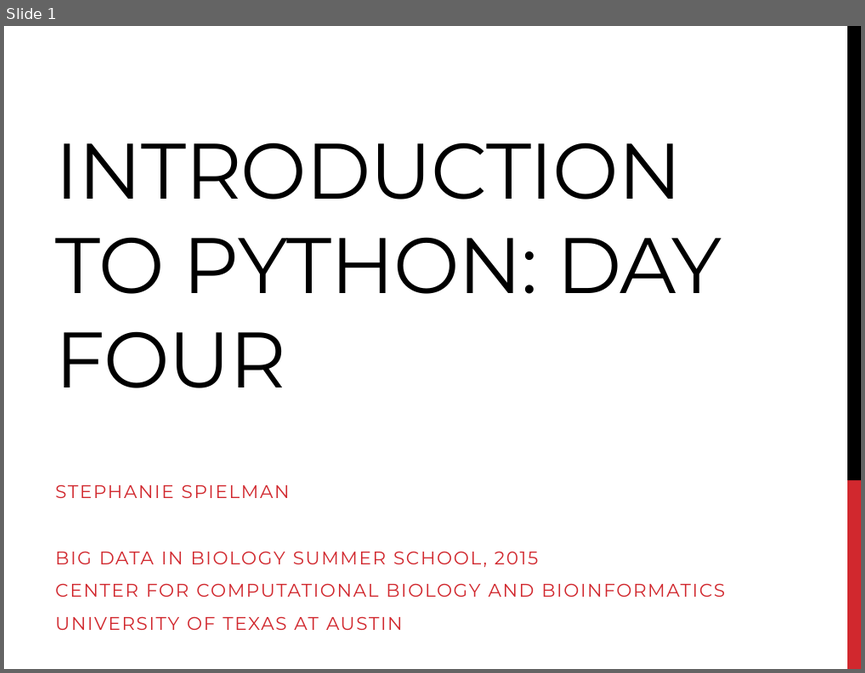
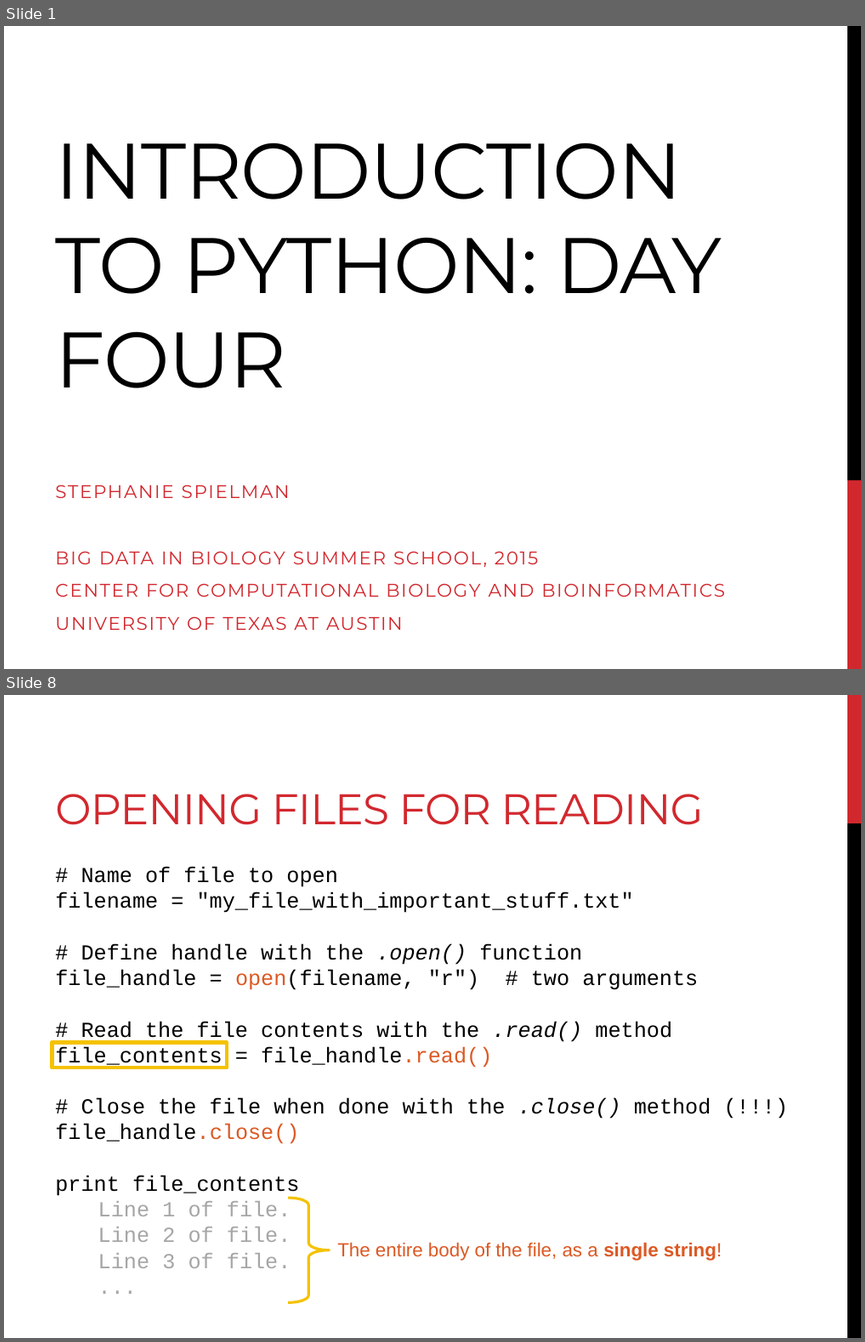
Before and after one commit to BjornFJohansson/ccbb_bigdata2015_python, a slide deck: slides/slides_day4.pptx. Shown one above the other, each under a label of ours: slide 1 before the commit, slides 1 and 8 after it; the slides between them are not shown. The pictures are 865x673 and 865x1342 pixels, drawn with LibreOffice and Linux fonts; fonts in the diff are those of the drawing. Boxes give left, top, right and bottom in pixels: in the first picture for what was removed or moved away, otherwise in the second. Text is boxed around its words. In the diff, an @@ line names an element or a change of style, - is before the commit and + after.

```diff
--- a/slides/slides_day4.pptx
+++ b/slides/slides_day4.pptx
@@ slide 8 added at bbox=[4, 695, 861, 1338], background #FFFFFF @@
@@ rectangle added at bbox=[847, 695, 861, 823], fill #D1282E @@
@@ title added at bbox=[55, 794, 704, 825], 36 pt, text #D1282E @@
+OPENING FILES FOR READING
@@ rectangle added at bbox=[847, 823, 861, 1338], fill #000000 @@
@@ text added at bbox=[55, 867, 711, 1268], 18 pt, text #000000 @@
+# Name of file to open
+filename = "my_file_with_important_stuff.txt"
+# Define handle with the .open() function
+file_handle = open(filename, "r") # two arguments
+# Read the file contents with the .read() method
+file_contents = file_handle.read()
+# Close the file when done with the .close() method (!!!)
+file_handle.close()
+print file_contents
+Line 1 of file.
+Line 2 of file.
+Line 3 of file.
+...
@@ rectangle added at bbox=[52, 1042, 227, 1067], outline #F5C201 3 pt @@
@@ right brace added at bbox=[289, 1197, 330, 1302], outline #F5C201 2.25 pt @@
@@ text added at bbox=[337, 1242, 721, 1260], 16 pt, text #DC5924 @@
+The entire body of the file, as a single string!
```
Also in this commit, not shown: 1 slide changed, 24 other slides added, 27 other files.
